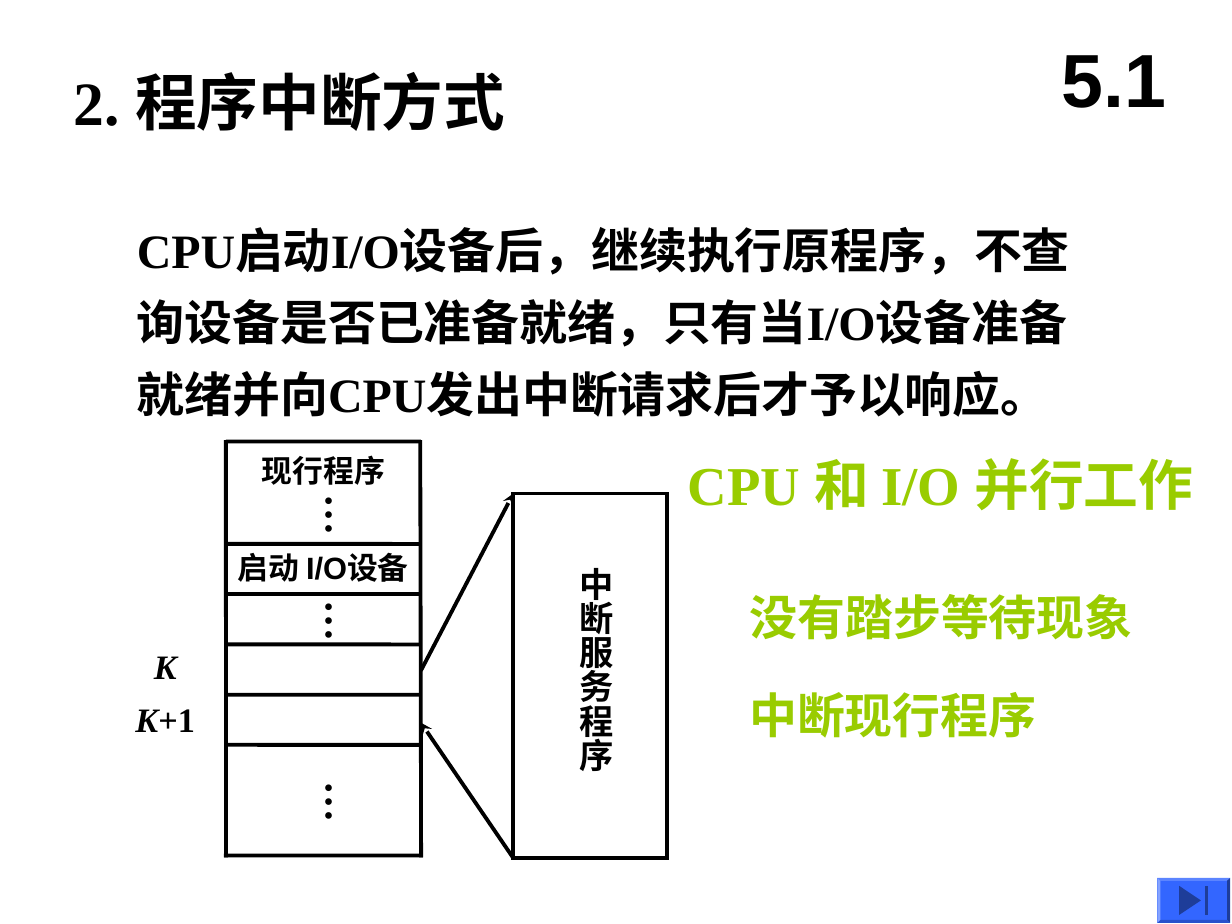
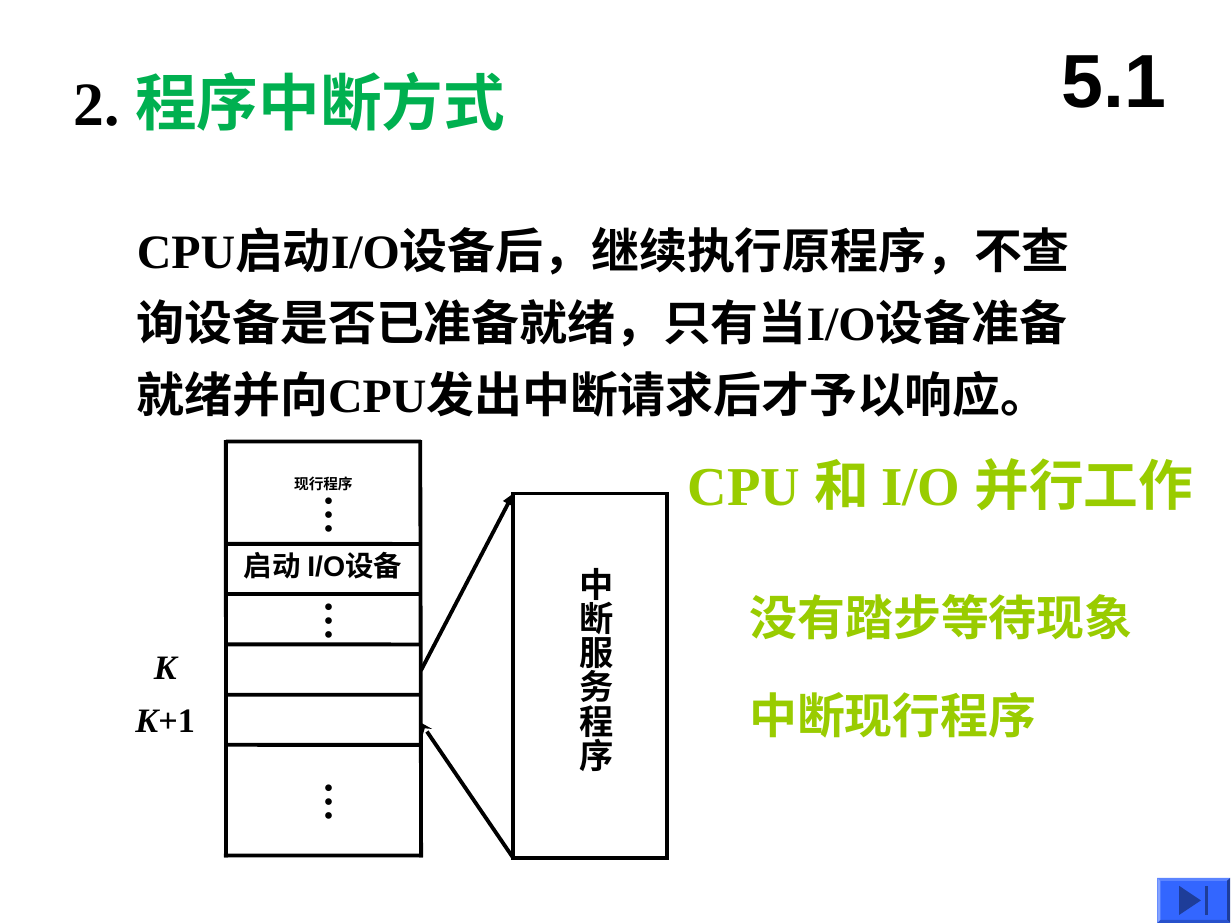
Before and after one commit to QiliangFan/StudyResources, a slide deck: slide 17 of 课件/计算机组成原理/第5章输入输出A.ppt. Drawn at 1232x924 pixels with LibreOffice and Linux fonts; fonts in the diff are those of the drawing. Boxes give left, top, right and bottom in pixels: in the first picture for what was removed or moved away, otherwise in the second. Text is boxed around its words. In the diff, an @@ line names an element or a change of style, - is before the commit and + after.

```diff
--- a/课件/计算机组成原理/第5章输入输出A.ppt
+++ b/课件/计算机组成原理/第5章输入输出A.ppt
@@ text "2. 程序中断方式" at [74,72,505,131]: text colour #000000 to #00B050 in "程序中断方式" @@
@@ text "现行程序" at [294,476,352,491]: size 18 to 8.6 pt; line spacing 1 to 0.8 @@
@@ arrow (421, 670) - (514, 494): arrowheads changed @@
@@ text "启动 I/O设备" at [244,552,402,579]: size 18 to 16.6 pt; line spacing 1 to 0.9 @@
```
Also in this commit, not shown: 7 other slides changed, 1 other file.
